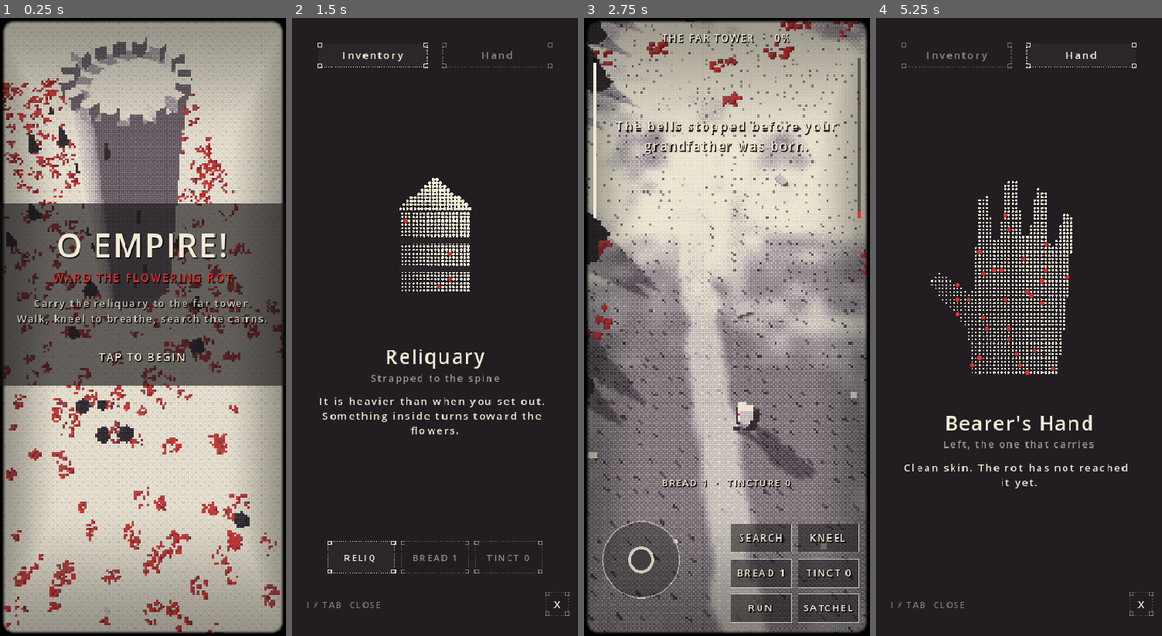
Above: before the commit, frames 1-4 (left to right).
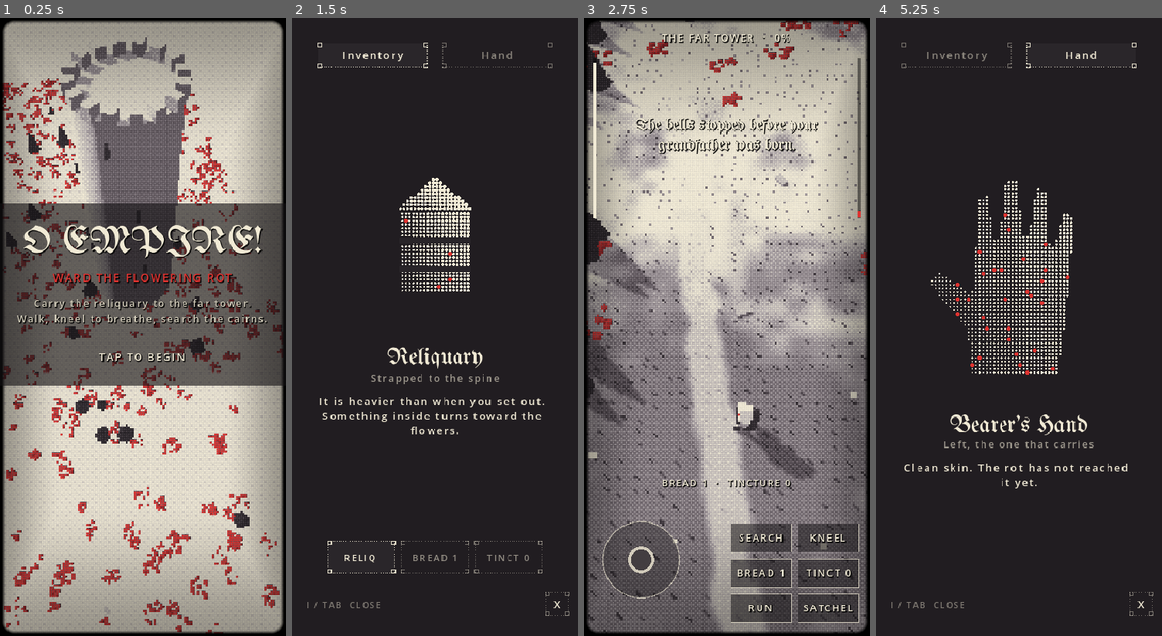
Above: after the commit, the same moments.

Repository: aeiouvcode/o-empire-reborn
Game: Godot game, scene res://main.tscn
Same seed, same stepped clock (60 frames per second), same inputs: the game is played once before the commit and once after it.
Inputs (mouse positions are in pixels of both pictures, inside the frame that each line leads up to):
- Up to frame 1 (0.25 s): no input
- Up to frame 2 (1.5 s): tap Enter (start) at 0.5, 1.25 s; move the mouse to (497, 296) at 0.52 s; hold D (right) 0.53-1.25 s; hold I (satchel) 0.53-1.25 s; click (497, 296) at 0.67 s; tap Space at 0.77 s; drag from (377, 357) to (420, 450) at 1.27 s
- Up to frame 3 (2.75 s): tap Enter (start) at 2 s; move the mouse to (755, 191) at 2.02 s; hold D (right) from 2.03 s (still down); hold I (satchel) from 2.03 s (still down); tap R (kneel) at 2.1 s
- Up to frame 4 (5.25 s): release D (right) at 2.75 s; release I (satchel) at 2.75 s; drag from (1004, 450) to (933, 234) at 2.77 s; move the mouse to (1104, 419) at 3.52 s; hold A (left) 3.53-4.25 s; hold I (satchel) 3.53-4.25 s; tap Space at 3.77 s; tap Enter (start) at 4.25, 5 s; drag from (933, 234) to (976, 172) at 4.27 s; move the mouse to (1033, 327) at 5.02 s; hold S (down) from 5.03 s (still down); hold Enter (start) from 5.03 s (still down); click (1033, 327) at 5.17 s

The runs differ from the first frame. In frame 1, 2.3% of the frame differs, in the area x 8-92%, y 33-39%; in frame 2, 0.5%; in frame 3, 1.5%; in frame 4, 0.7%.

Commit message:
Godot cycle 4: blackletter display type (UnifrakturMaguntia, OFL), steeper roofs with ridge/eave beams

Diff:
--- a/godot/scripts/main.gd
+++ b/godot/scripts/main.gd
@@ -50,6 +50,7 @@
 var params := {}
 var frame := 0
 var font: FontVariation
+var gothic: FontFile
 var audio
 var heart_t := 0.0
 var satchel
@@ -102,6 +103,7 @@
 	font = FontVariation.new()
 	font.base_font = ThemeDB.fallback_font
 	font.spacing_glyph = 2
+	gothic = load("res://fonts/UnifrakturMaguntia-Book.ttf")
 	_build_ui(layer)
 	get_viewport().size_changed.connect(_layout)
 	_reset()
@@ -182,6 +184,8 @@
 	layer.add_child(ui)
 	lbl_dist = _label(ui, 13, PAPER)
 	lbl_msg = _label(ui, 17, PAPER)
+	lbl_msg.add_theme_font_override("font", gothic)
+	lbl_msg.add_theme_font_size_override("font_size", 22)
 	lbl_msg.autowrap_mode = TextServer.AUTOWRAP_WORD_SMART
 	lbl_inv = _label(ui, 12, PAPER)
 	for which in ["stam", "rot"]:
@@ -208,7 +212,7 @@
 		buttons[b[0]] = _frame_box(touch_ui, b[1])
 
 	satchel = Satchel.new()
-	satchel.setup(font)
+	satchel.setup(font, gothic)
 	satchel.visible = false
 	layer.add_child(satchel)
 
@@ -221,7 +225,8 @@
 	band.mouse_filter = Control.MOUSE_FILTER_IGNORE
 	title.add_child(band)
 	title.set_meta("band", band)
-	var t1 := _label(title, 44, PAPER)
+	var t1 := _label(title, 52, PAPER)
+	t1.add_theme_font_override("font", gothic)
 	t1.text = "O EMPIRE!"
 	var t2 := _label(title, 15, SCARLET)
 	t2.text = "WARD THE FLOWERING ROT"
@@ -242,7 +247,8 @@
 	eb.mouse_filter = Control.MOUSE_FILTER_IGNORE
 	endscr.add_child(eb)
 	endscr.set_meta("band", eb)
-	end_title = _label(endscr, 26, PAPER)
+	end_title = _label(endscr, 34, PAPER)
+	end_title.add_theme_font_override("font", gothic)
 	end_title.autowrap_mode = TextServer.AUTOWRAP_WORD_SMART
 	end_sub = _label(endscr, 14, Color(PAPER, 0.85))
 	end_sub.autowrap_mode = TextServer.AUTOWRAP_WORD_SMART
--- a/godot/scripts/satchel.gd
+++ b/godot/scripts/satchel.gd
@@ -11,12 +11,14 @@
 var items: Array = []   # [{name, sub, text, count, icon}]
 var rot := 0.0
 var font: Font
+var gothic: Font
 var tab_rects := [Rect2(), Rect2()]
 var item_rects: Array = []
 var close_rect := Rect2()
 
-func setup(f: Font) -> void:
+func setup(f: Font, g: Font = null) -> void:
 	font = f
+	gothic = g if g else f
 	mouse_filter = Control.MOUSE_FILTER_IGNORE
 
 func refresh(g: Dictionary) -> void:
@@ -46,8 +48,8 @@
 	for p in [r.position, Vector2(r.end.x - 5, r.position.y), Vector2(r.position.x, r.end.y - 5), r.end - Vector2(5, 5)]:
 		draw_rect(Rect2(p, Vector2(5, 5)), c, false, 1.0)
 
-func _text(s: String, pos: Vector2, size: int, col: Color, w := -1.0, align := HORIZONTAL_ALIGNMENT_LEFT) -> void:
-	draw_string(font, pos, s, align, w, size, col)
+func _text(s: String, pos: Vector2, size: int, col: Color, w := -1.0, align := HORIZONTAL_ALIGNMENT_LEFT, f: Font = null) -> void:
+	draw_string(f if f else font, pos, s, align, w, size, col)
 
 func _para(s: String, pos: Vector2, w: float, size: int, col: Color) -> void:
 	draw_multiline_string(font, pos, s, HORIZONTAL_ALIGNMENT_CENTER, w, size, -1, col)
@@ -127,7 +129,7 @@
 		var poly := _hand_poly(c, s)
 		_dots(poly, Rect2(c - Vector2(1.1, 1.3) * s, Vector2(2.2, 2.4) * s), 5.0, 0.45, rot / 100.0, 11)
 		var buds := int(round(rot / 100.0 * 12.0))
-		_text("Bearer's Hand", Vector2(0, h * 0.44 + s * 1.3 + 40), 26, PAPER, w, HORIZONTAL_ALIGNMENT_CENTER)
+		_text("Bearer's Hand", Vector2(0, h * 0.44 + s * 1.3 + 42), 32, PAPER, w, HORIZONTAL_ALIGNMENT_CENTER, gothic)
 		_text("Left, the one that carries", Vector2(0, h * 0.44 + s * 1.3 + 64), 13, Color(PAPER, 0.6), w, HORIZONTAL_ALIGNMENT_CENTER)
 		var line := "Clean skin. The rot has not reached it yet." if buds == 0 else ("The rot has opened %d red heads along the knuckles." % buds if rot < 70.0 else "It no longer feels like yours. It feels like a field.")
 		_para(line, Vector2(30, h * 0.44 + s * 1.3 + 96), w - 60, 14, PAPER)
@@ -135,7 +137,7 @@
 		var it: Dictionary = items[sel]
 		var c := Vector2(w * 0.5, h * 0.36)
 		_icon(it.icon, c, minf(w, h) * 0.2)
-		_text(it.name + ("  x%d" % it.count if it.icon != "reliq" else ""), Vector2(0, h * 0.56), 26, PAPER, w, HORIZONTAL_ALIGNMENT_CENTER)
+		_text(it.name + ("  x%d" % it.count if it.icon != "reliq" else ""), Vector2(0, h * 0.56), 32, PAPER, w, HORIZONTAL_ALIGNMENT_CENTER, gothic)
 		_text(it.sub, Vector2(0, h * 0.56 + 24), 13, Color(PAPER, 0.6), w, HORIZONTAL_ALIGNMENT_CENTER)
 		_para(it.text, Vector2(30, h * 0.56 + 56), w - 60, 14, PAPER)
 		var cw := 92.0
--- a/godot/scripts/world.gd
+++ b/godot/scripts/world.gd
@@ -248,12 +248,15 @@
 	if not ruined:
 		var roof := MeshInstance3D.new()
 		var pr := PrismMesh.new()
-		pr.size = Vector3(w + 0.8, rng.randf_range(1.8, 2.6), d + 0.6)
+		pr.size = Vector3(w + 1.0, rng.randf_range(3.0, 4.0), d + 0.9)
 		roof.mesh = pr
 		roof.material_override = _mat("roof", 0.74)
 		roof.position = Vector3(0, h + pr.size.y * 0.5, 0)
 		n.add_child(roof)
-		_box(n, Vector3(0.5, 1.4, 0.5), Vector3(w * 0.25, h + 1.4, d * 0.2), 0.0, _mat("wall", 0.2))
+		_box(n, Vector3(0.18, 0.18, d + 1.1), Vector3(0, h + pr.size.y + 0.02, 0), 0.0, _mat("wall", 0.2))
+		for sx in [-1.0, 1.0]:
+			_box(n, Vector3(0.12, 0.12, d + 0.9), Vector3(sx * (w + 1.0) * 0.5, h + 0.05, 0), 0.0, _mat("wall", 0.2))
+		_box(n, Vector3(0.5, 1.4, 0.5), Vector3(w * 0.25, h + pr.size.y * 0.55, d * 0.2), 0.0, _mat("wall", 0.2))
 		# half-timbered gable ends: pale plaster triangle with dark beams, like the reference village
 		for e in [-1.0, 1.0]:
 			var g := MeshInstance3D.new()
Not shown, added: godot/fonts/OFL.txt
Binary file added: godot/fonts/UnifrakturMaguntia-Book.ttf
Not shown, added: godot/fonts/UnifrakturMaguntia-Book.ttf.import
Not shown, changed: godot/HANDOFF.md
